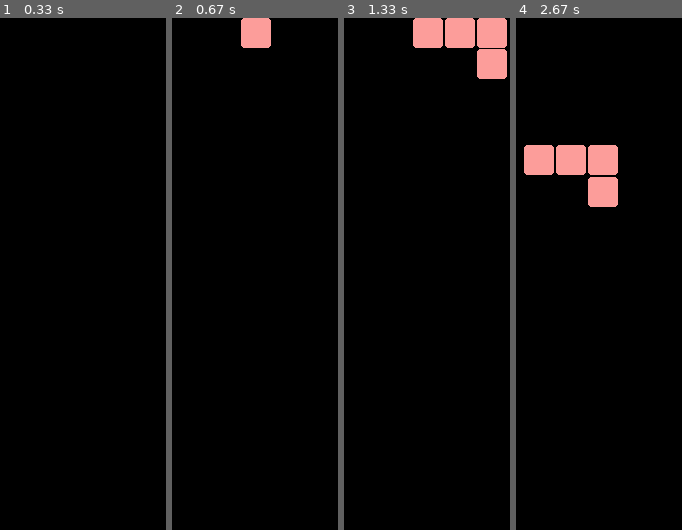
Above: before the commit, frames 1-4 (left to right).
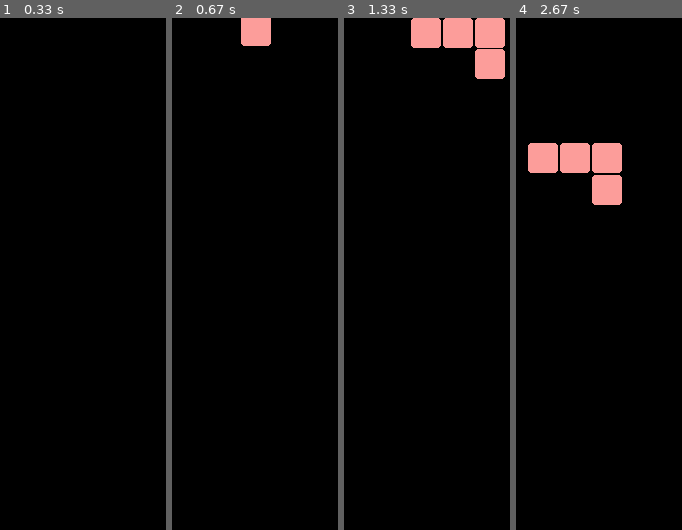
Above: after the commit, the same moments.

Repository: mrcl/tetris-pygame
Game: pygame game, started from src/main.py
Two runs of this game, one before a commit and one after it. Both use one fixed random seed, a clock stepped at 60 frames per second and the inputs below.
Inputs:
- Up to frame 1 (0.33 s): no input
- Up to frame 2 (0.67 s): hold Right from 0.33 s (still down)
- Up to frame 3 (1.33 s): release Right at 0.8 s; hold Up 0.83-1.13 s; hold Right from 1.17 s (still down)
- Up to frame 4 (2.67 s): release Right at 1.63 s; hold Left 1.67-2.2 s; hold Down 2.23-2.53 s; hold Left from 2.57 s (still down)

Frame 1 is identical in both runs. In frame 2, less than 0.1% of the frame differs, in the area x 41-60%, y 0-6%; in frame 3, 0.6%; in frame 4, 1.3%, in the area x 4-64%, y 24-37%.

Commit message:
- Fixed collision detection - Added score - Added level

Diff:
--- a/src/main.py
+++ b/src/main.py
@@ -1,14 +1,11 @@
 import pygame
-
-from pygame import time as pg_time
-
 from tetris_board import TetrisBoard, REMOVE_COMPLETED_EVENT
 
 
 def main() -> None:
     # Initializing Pygame
     pygame.init()
-    clock = pg_time.Clock()
+    clock = pygame.time.Clock()
 
     running = True
 
@@ -36,5 +33,7 @@
 
         tetris_board.process_frame()
         pygame.display.flip()
+
+
 if __name__ == '__main__':
     main()
--- a/src/tetris_blocks.py
+++ b/src/tetris_blocks.py
@@ -1,18 +1,40 @@
 from typing import List
 import pygame
-
 from colours import Colour
 
 
 class Block:
 
-    def __init__(self, size: int, x: int) -> None:
-        self.size: int = size
-        self.depth: float = -size
+    _template = []
+
+    def __init__(self, x: int) -> None:
+        self.size: int = len(self._template)
+        self.depth: float = -self.size
         self.depth_target: int = self.depth
         self.x: float = x
         self.x_target: int = self.x
         self.colour: Colour = Colour.randomise()
+        self.state: List[List[int]] = []
+        self.previous_state: List[List[int]] = []
+
+        self.load_state()
+
+    def load_state(self) -> None:
+        self.state = []
+        for i in range(self.size):
+            self.state.append([])
+            for j in range(self.size):
+                self.state[i].append(self._template[i][j])
+
+    def save_previous_state(self) -> None:
+        self.previous_state = []
+        for i in range(self.size):
+            self.previous_state.append([])
+            for j in range(self.size):
+                self.previous_state[i].append(self.state[i][j])
+
+    def undo_rotation(self) -> None:
+        self.state = self.previous_state
 
     def move_left(self) -> None:
         self.x_target -= 1
@@ -23,8 +45,8 @@
     def move_down(self) -> None:
         self.depth_target += 1
 
-    def animate_pos(self):
-        p = 1/5.
+    def animate_pos(self) -> None :
+        p = 1/8.
         self.x += p * (self.x_target - self.x)
         self.depth += p * (self.depth_target - self.depth)
 
@@ -38,36 +60,39 @@
         return block
 
     def cw_rotation(self) -> None:
+        self.save_previous_state()
         state = self.build_empty_block()
         for r in range(self.size):
             for c in range(self.size):
-                state[r][c] = self.template[self.size - c - 1][r]
+                state[r][c] = self.state[self.size - c - 1][r]
 
-        self.template = state
+        self.state = state
 
     def ccw_rotation(self) -> None:
+        self.save_previous_state()
         state = self.build_empty_block()
         for r in range(self.size):
             for c in range(self.size):
-                state[r][c] = self.template[c][self.size - r - 1]
+                state[r][c] = self.state[c][self.size - r - 1]
 
-        self.template = state
+        self.state = state
 
     def double_rotation(self) -> None:
+        self.save_previous_state()
         state = self.build_empty_block()
         for r in range(self.size):
             for c in range(self.size):
-                state[r][c] = self.template[self.size - r - 1][self.size - c - 1]
+                state[r][c] = self.state[self.size - r - 1][self.size - c - 1]
 
-        self.template = state
+        self.state = state
 
     def print_pixel(self, row: int, col: int) -> bool:
-        return bool(self.template[row][col])
+        return bool(self.state[row][col])
 
     def draw_block(self, surface: pygame.Surface, size: float, padding: float) -> None:
             for row in range(self.size):
                 for col in range(self.size):
-                    if self.print_pixel(row, col):
+                    if (row + self.depth_target) >= 0 and self.print_pixel(row, col):
                         pygame.draw.rect(
                             surface, self.colour.colour,
                             pygame.Rect(
@@ -79,79 +104,67 @@
 
 class SquareBlock(Block):
 
-    def __init__(self, x: int) -> None:
-        self.template = [
-            [0, 0, 0, 0],
-            [0, 1, 1, 0],
-            [0, 1, 1, 0],
-            [0, 0, 0, 0],
-        ]
-        super().__init__(len(self.template), x)
+    _template = [
+        [0, 0, 0, 0],
+        [0, 1, 1, 0],
+        [0, 1, 1, 0],
+        [0, 0, 0, 0],
+    ]
+
 
 class LineBlock(Block):
 
-    def __init__(self, x: int) -> None:
-        self.template = [
-            [0, 0, 0, 0],
-            [1, 1, 1, 1],
-            [0, 0, 0, 0],
-            [0, 0, 0, 0],
-        ]
-        super().__init__(len(self.template), x)
+    _template = [
+        [0, 0, 0, 0],
+        [1, 1, 1, 1],
+        [0, 0, 0, 0],
+        [0, 0, 0, 0],
+    ]
 
 
 class RightSBlock(Block):
 
-    def __init__(self, x: int) -> None:
-        self.template = [
-            [0, 1, 1],
-            [1, 1, 0],
-            [0, 0, 0],
-        ]
-        super().__init__(len(self.template), x)
+    _template = [
+        [0, 1, 1],
+        [1, 1, 0],
+        [0, 0, 0],
+    ]
 
 
 class LeftSBlock(Block):
 
-    def __init__(self, x: int) -> None:
-        self.template = [
-            [1, 1, 0],
-            [0, 1, 1],
-            [0, 0, 0],
-        ]
-        super().__init__(len(self.template), x)
+    _template = [
+        [1, 1, 0],
+        [0, 1, 1],
+        [0, 0, 0],
+    ]
 
 
 class RightLBlock(Block):
 
-    def __init__(self, x: int) -> None:
-        self.template = [
-            [0, 1, 0],
-            [0, 1, 0],
-            [1, 1, 0],
-        ]
-        super().__init__(len(self.template), x)
+    _template = [
+        [0, 1, 0],
+        [0, 1, 0],
+        [1, 1, 0],
+    ]
+
 
 class LeftLBlock(Block):
 
-    def __init__(self, x: int) -> None:
-        self.template = [
-            [0, 1, 0],
-            [0, 1, 0],
-            [1, 1, 0],
-        ]
-        super().__init__(len(self.template), x)
+    _template = [
+        [0, 1, 0],
+        [0, 1, 0],
+        [1, 1, 0],
+    ]
 
 
 class TBlock(Block):
 
-    def __init__(self, x: int) -> None:
-        self.template = [
-            [0, 1, 0],
-            [1, 1, 1],
-            [0, 0, 0],
-        ]
-        super().__init__(len(self.template), x)
+    _template = [
+        [0, 1, 0],
+        [1, 1, 1],
+        [0, 0, 0],
+    ]
 
 
 BLOCKS = [
--- a/src/tetris_board.py
+++ b/src/tetris_board.py
@@ -1,10 +1,7 @@
 import time
 import pygame
 from pygame.event import Event
-
 from random import choice
-
-from colours import Colour
 from tetris_blocks import Block, BLOCKS
 
 REMOVE_COMPLETED_EVENT = pygame.USEREVENT + 1
@@ -13,27 +10,44 @@
 class TetrisBoard:
 
     def __init__(self, n_cols: int, n_rows: int) -> None:
-        self._n_cols = n_cols
-        self._n_rows = n_rows
+        self.score: int = 0
+        self.level: int = 1
+        self._n_cols: int = n_cols
+        self._n_rows: int = n_rows
         self._board = None
         self.reset_board()
-        self.block_size = 30
-        self.padding = 1
-        self.padded_block = (self.block_size + 2 * self.padding)
-        self.surface = pygame.display.set_mode((self._n_cols * self.padded_block, self._n_rows * self.padded_block))
+        self.block_size: int = 30
+        self.padding: int = 1
+        self.padded_block: int = (self.block_size + 2 * self.padding)
+        self.surface: pygame.Surface = pygame.display.set_mode((self._n_cols * self.padded_block, self._n_rows * self.padded_block))
 
-        self.last_block_step = time.time()
-        self.step_interval = 0.5
+        self.last_block_step: float = time.time()
+        self.step_interval: float = 0.5
 
         self.add_new_block()
-        self.valid_game = True
+        self.valid_game: bool = True
 
-        self.completed_rows = []
+        self.completed_rows: list = []
+
+        self.print_score()
+
+    def print_score(self):
+        title = 'Tetris' if self.valid_game else 'Game Over'
+        level = 'lv-%02d' % self.level
+
+        pygame.display.set_caption('%s - %04d - %s' % (title, self.score, level))
 
     def add_new_block(self) -> None:
         self.block: Block = choice(BLOCKS)(3)
         for n in range(choice([1, 2, 3])):
             self.block.cw_rotation()
+
+    def block_is_inside_the_board(self) -> bool:
+        for row in range(self.block.size):
+            for col in range(self.block.size):
+                if self.block and self.block.print_pixel(row, col) and (row + self.block.depth_target) < 0:
+                    return False
+        return True
 
     def detect_collision(self, side_step: int = 0, vertical_step: int = 0) -> bool:
         for row in range(self.block.size):
@@ -56,11 +70,13 @@
             self.block.move_right()
 
     def move_down(self) -> bool:
-        if not self.detect_collision(vertical_step=1):
+        if self.detect_collision(vertical_step=1):
+            if not self.block_is_inside_the_board():
+                self.game_over()
+            return False
+        else:
             self.block.move_down()
             return True
-        else:
-            return False
 
     def reset_board(self) -> None:
         self._board = []
@@ -89,28 +105,30 @@
     def draw_block(self) -> None:
         if self.valid_game and self.block:
             self.block.draw_block(self.surface, self.block_size, self.padded_block)
-            # for row in range(self.block.size):
-            #     for col in range(self.block.size):
-            #         if self.block and self.block.print_pixel(row, col):
-            #             pygame.draw.rect(
-            #                 self.surface, self.block_colour.colour,
-            #                 pygame.Rect(
-            #                     self.padded_block * (col + self.block.x),
-            #                     self.padded_block * (row + self.block.depth),
-            #                     self.block_size, self.block_size
-            #                 ), 0, 3)
 
     def incorporate_block_to_pile(self) -> None:
         for row in range(self.block.size):
             for col in range(self.block.size):
-                if self.block and self.block.print_pixel(row, col) and (row + self.block.depth) >= 0:
+                if self.block and self.block.print_pixel(row, col) and (row + self.block.depth + 1) >= 0:
                     self._board[row + self.block.depth_target][col + self.block.x_target] = self.block.colour
+
+    def increment_level(self) -> None:
+        self.level += 1
+        self.step_interval *= 0.9
+
+    def update_score(self) -> None:
+        self.score += 1
+        if self.score % 10 == 0:
+            self.increment_level()
+
+        self.print_score()
 
     def process_completed_rows(self) -> None:
         self.completed_rows = []
         for ri, row in enumerate(self._board):
             if ri not in self.completed_rows and all(row):
                 self.completed_rows.append(ri)
+                self.update_score()
 
         if len(self.completed_rows):
             pygame.time.set_timer(REMOVE_COMPLETED_EVENT, 200, True)
@@ -131,16 +149,16 @@
                 self.incorporate_block_to_pile()
                 self.process_completed_rows()
                 self.add_new_block()
-                if self.detect_collision(vertical_step=1):
-                    self.game_over()
             self.last_block_step = t
 
         self.animate()
         self.draw_scene()
 
     def game_over(self) -> None:
+        self.incorporate_block_to_pile()
         print("Game Over")
         self.valid_game = False
+        self.print_score()
 
     def draw_scene(self) -> None:
         self.surface.fill((0, 0, 0))
@@ -148,22 +166,21 @@
         self.draw_block()
 
     def rotate_block(self) -> None:
-        previous_block_state = self.block
-        # self.block =
         self.block.cw_rotation()
         if self.detect_collision():
-            self.block = previous_block_state
+            self.block.undo_rotation()
 
     def event(self, event: Event) -> None:
-        match event.key:
-            case pygame.K_UP:
-                self.rotate_block()
-            case pygame.K_LEFT:
-                self.move_left()
-            case pygame.K_RIGHT:
-                self.move_right()
-            case pygame.K_DOWN:
-                self.move_down()
+        if self.valid_game:
+            match event.key:
+                case pygame.K_UP:
+                    self.rotate_block()
+                case pygame.K_LEFT:
+                    self.move_left()
+                case pygame.K_RIGHT:
+                    self.move_right()
+                case pygame.K_DOWN:
+                    self.move_down()
 
     def animate(self) -> None:
         self.block.animate_pos()
